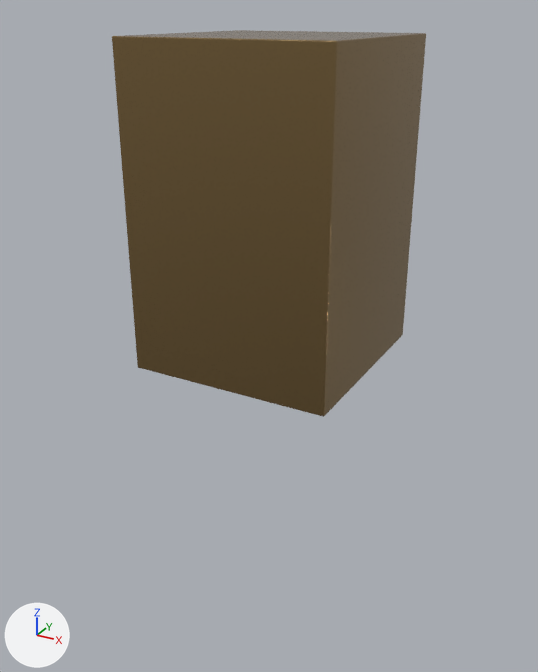
What one commit did to the FBX model public/models/cube.fbx.
One viewpoint serves both versions: a 50 mm lens placed at (0.328, -0.611, 0.429), pointed at (-0.006, -0.005, 0.126). The lights are fixed; the arrows at lower left show +X, +Y and +Z.

The older version as bpy lines, for what is in view:
```python
mat_anodized_titanium_rough_champagne__1 = principled_material('Anodized Titanium Rough Champagne #1')
mat_anodized_titanium_rough_champagne__1.base_color = (0.366, 0.245, 0.108)  # brown #a3885d
mat_anodized_titanium_rough_champagne__1.metallic = 1.0
mat_anodized_titanium_rough_champagne__1.roughness = 0.201
me_mesh_mesh = bpy.data.meshes.new('mesh-mesh')
me_mesh_mesh.from_pydata(...)  # 216 vertices, 428 faces; spans x -1.0..1.0, y -1.5..1.5, z -1.0..1.0
me_mesh_mesh.materials.append(mat_anodized_titanium_rough_champagne__1)  # brown #a3885d
ob_mesh = bpy.data.objects.new('mesh', me_mesh_mesh)
ob_mesh.parent = ob_n2
ob_mesh.location = (0.0, -256.4, -0.0000345)
ob_mesh.scale = (100.0, 100.0, 100.0)
```
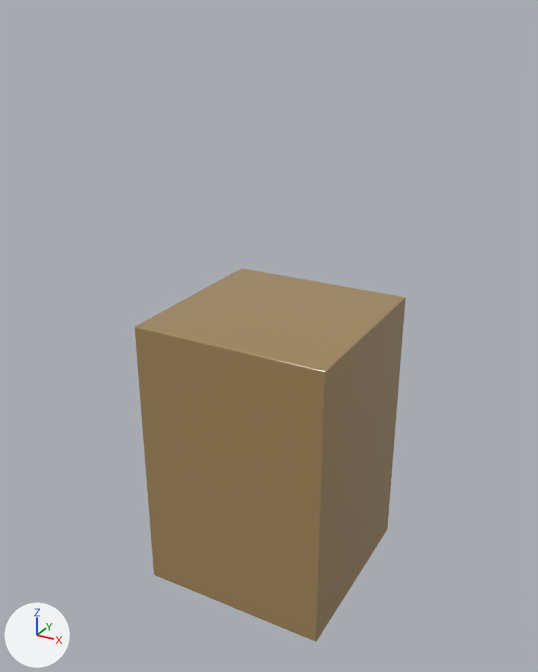
The newer file is also turned or shifted as a whole; pictures and numbers use the older file's frame.

Boxes [x1, y1, x2, y2] around the edits, measured in the pictures (538 x 672 px):
'mesh', surface changed, moved: before [112, 30, 426, 417]; after [135, 268, 406, 642]

The edits, one by one:
In material 'Anodized Titanium Rough Champagne #1' (mat_anodized_titanium_rough_champagne__1), metallic goes from 1.0 to 0.0.
Object 'mesh' (ob_mesh) moves from (0.0, -256.4, -0.0000345) to (0.0, 0.0, -0.0000345).
